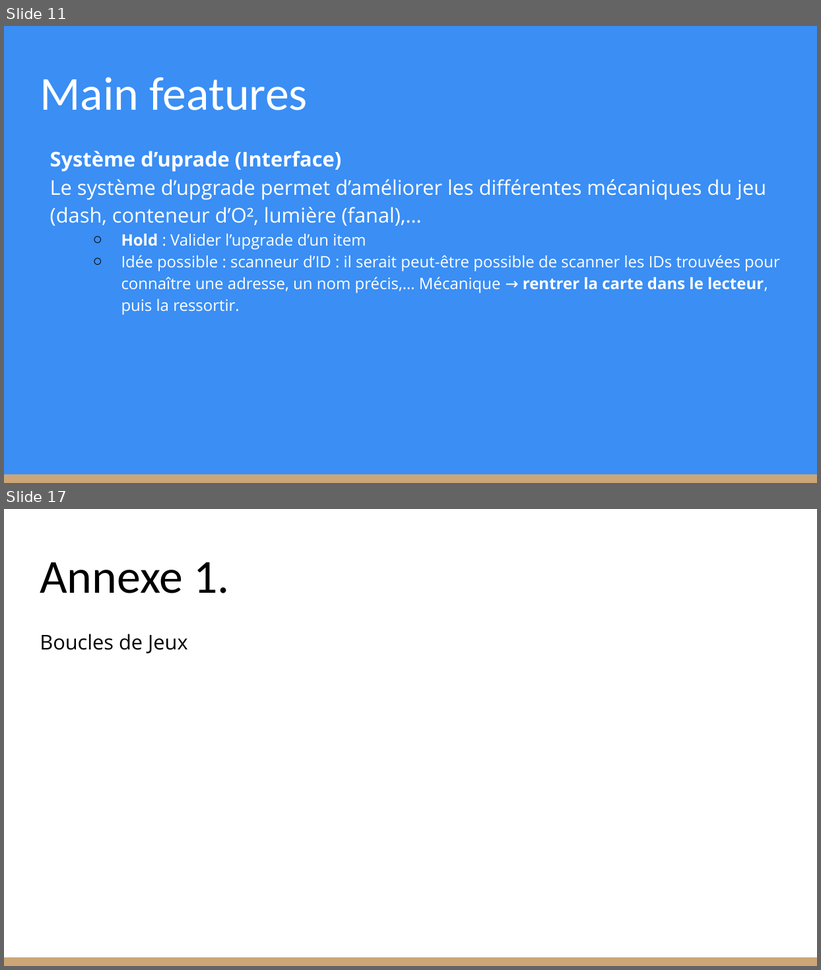
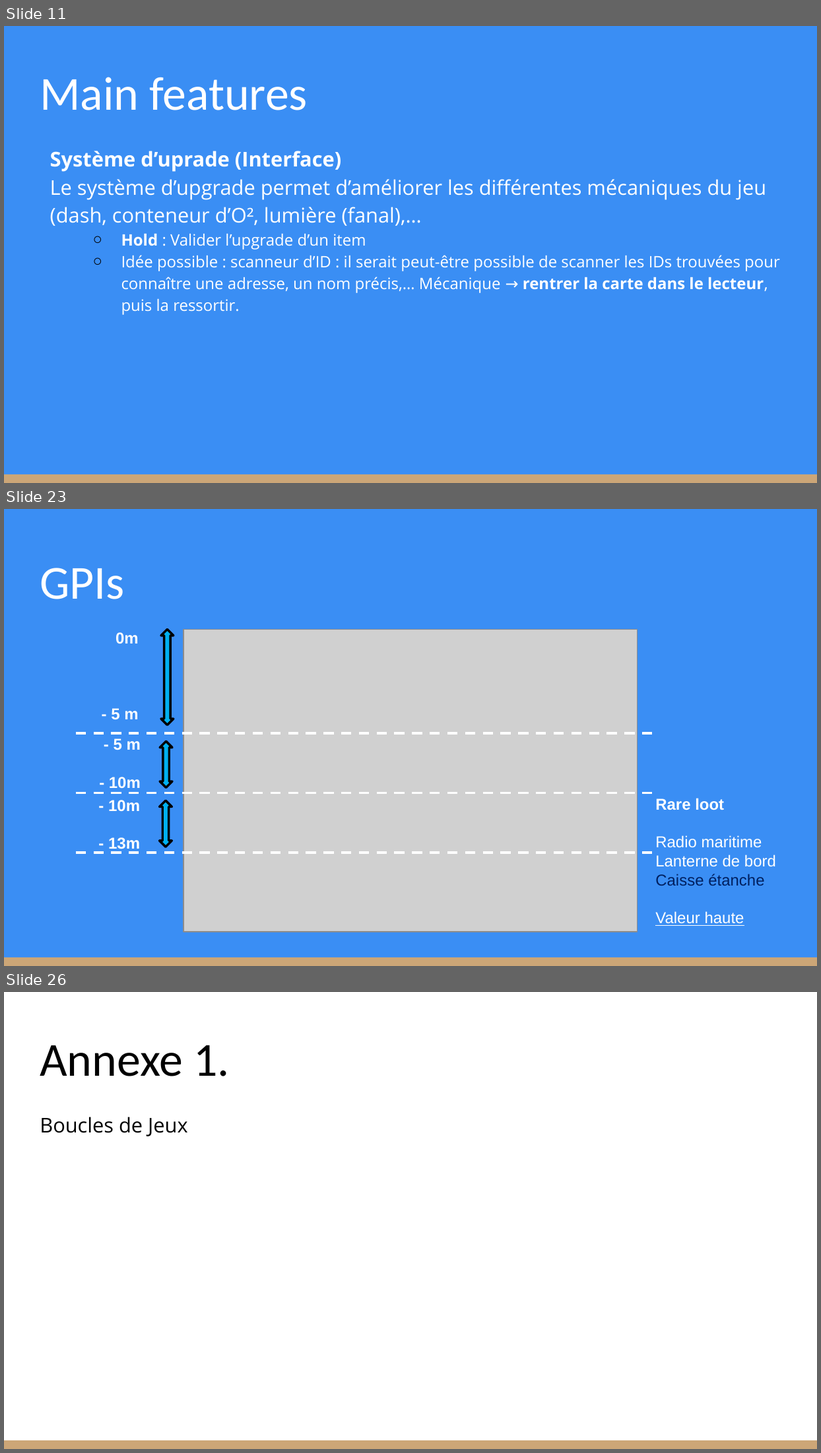
Before and after one commit to KevinBachelierBart/TPGeneraux, a slide deck: Bachelier_Kevin_SintaZaranie.pptx. Shown one above the other, each under a label of ours: slides 11 and 17 before the commit, slides 11, 23 and 26 after it; the slides between them are not shown. The pictures are 821x970 and 821x1453 pixels, drawn with LibreOffice and Linux fonts; fonts in the diff are those of the drawing; grey boxes stand for pictures. Boxes give left, top, right and bottom in pixels: in the first picture for what was removed or moved away, otherwise in the second. Text is boxed around its words. In the diff, an @@ line names an element or a change of style, - is before the commit and + after.

```diff
--- a/Bachelier_Kevin_SintaZaranie.pptx
+++ b/Bachelier_Kevin_SintaZaranie.pptx
@@ slide 23 added at box(4, 509, 817, 966), background #3A8EF4; not listed: 1 template element that a slide beside it also shows @@
@@ title added at box(40, 568, 125, 599), 42 pt, text #FFFFFF @@
+GPIs
@@ text added at box(111, 632, 139, 720), 14 pt, text #FFFFFF, bold @@
+0m
+- 5 m
@@ up down arrow added at box(161, 629, 173, 725), fill #00B0F0, outline #000000 2 pt @@
@@ picture added at box(184, 629, 638, 932) @@
@@ line added from (75, 733) to (658, 733), #FFFFFF 2.25 pt dashed @@
@@ text added at box(109, 739, 141, 788), 14 pt, text #FFFFFF, bold @@
+- 5 m
+- 10m
@@ up down arrow added at box(160, 741, 172, 788), fill #00B0F0, outline #000000 2 pt @@
@@ line added from (75, 793) to (658, 793), #FFFFFF 2.25 pt dashed @@
@@ text added at box(108, 800, 140, 853), 14 pt, text #FFFFFF, bold @@
+- 10m
+- 13m
@@ up down arrow added at box(159, 801, 172, 848), fill #00B0F0, outline #000000 2 pt @@
@@ text added at box(655, 798, 776, 926), 14 pt, text #FFFFFF @@
+Rare loot
+Radio maritime
+Lanterne de bord
+Caisse étanche
+Valeur haute
@@ line added from (75, 853) to (658, 853), #FFFFFF 2.25 pt dashed @@
@@ what was slide 17 is now slide 26 @@
```
Also in this commit, not shown: 3 slides changed, 10 other slides added, 2 slides removed.
